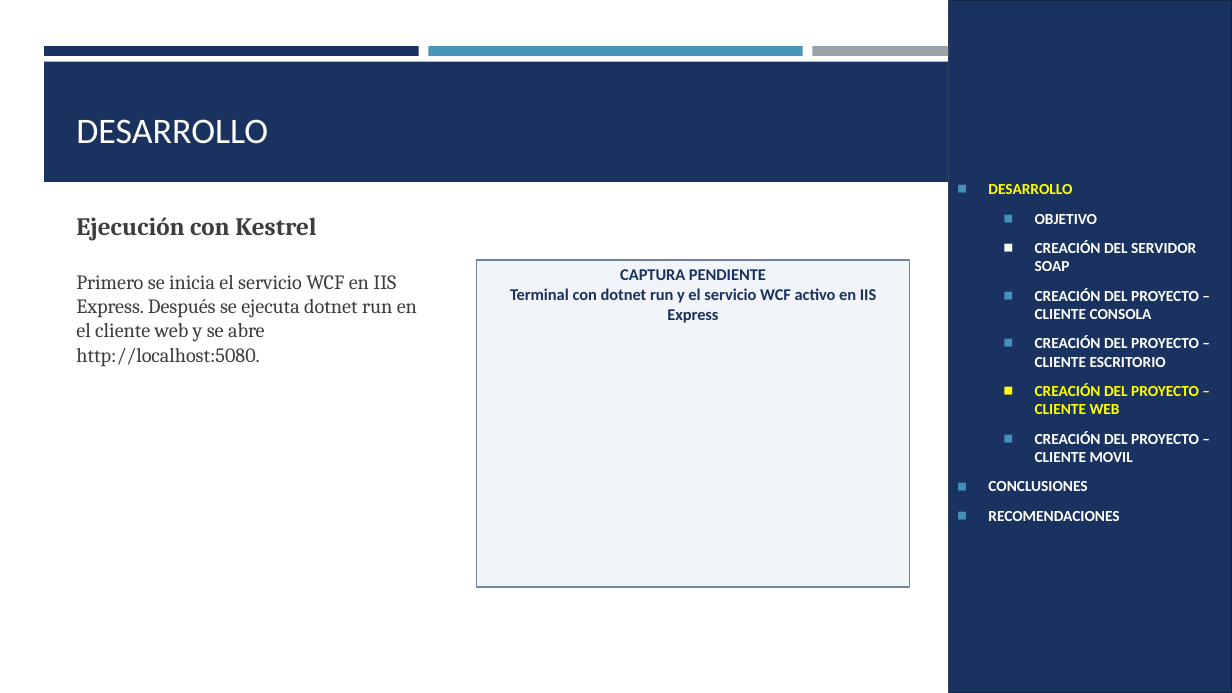
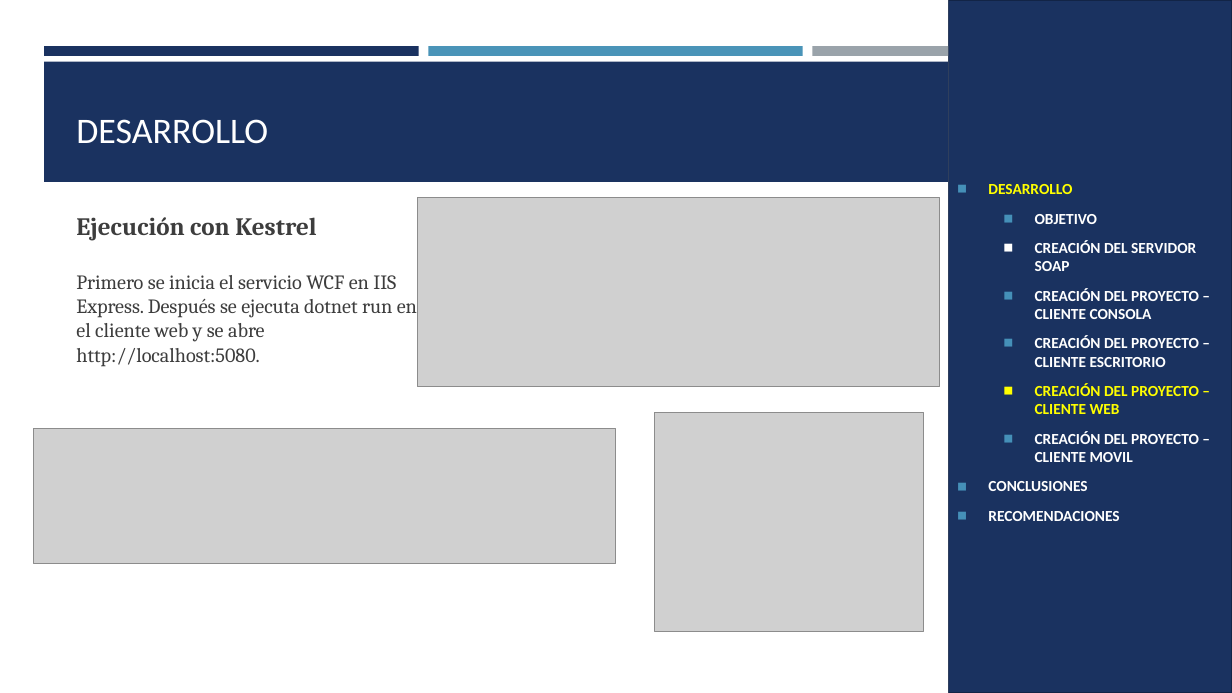
Before and after one commit to luis-sagx/arquitectura, a slide deck: slide 21 of TI.1.2 PAO202651_SOAP_DOTNET_SINBDD_NRC36883_GR09/05. DOCUMENTACION/PRESENTACION_TECNICA_GR09.pptx. Drawn at 1232x693 pixels with LibreOffice and Linux fonts; fonts in the diff are those of the drawing; grey boxes stand for pictures. Boxes give left, top, right and bottom in pixels: in the first picture for what was removed or moved away, otherwise in the second. Text is boxed around its words. In the diff, an @@ line names an element or a change of style, - is before the commit and + after.

Commit message:
Completa capturas de las presentaciones y corrige la ejecución de los clientes
- TI.1.1: clase principal del cliente de escritorio y URL local del cliente móvil
- TI.1.2: el cliente MAUI usa localhost:14028 con adb reverse
- TI.1.3: corrige la URL de las pruebas de integración y agrega nbactions.xml al cliente de consola
- TI.1.4: elimina el proyecto duplicado .Verification y agrega VerificarHttp.ps1 a las pruebas del servidor
- Presentaciones: capturas reales y recuadros pendientes para los diagramas

```diff
--- a/TI.1.2 PAO202651_SOAP_DOTNET_SINBDD_NRC36883_GR09/05. DOCUMENTACION/PRESENTACION_TECNICA_GR09.pptx
+++ b/TI.1.2 PAO202651_SOAP_DOTNET_SINBDD_NRC36883_GR09/05. DOCUMENTACION/PRESENTACION_TECNICA_GR09.pptx
@@ picture added at (418,198,941,387) @@
@@ rectangle removed at (477,260,910,587) @@
-CAPTURA PENDIENTE
-Terminal con dotnet run y el servicio WCF activo en IIS Express
@@ picture added at (655,412,924,631) @@
@@ picture added at (33,429,616,565) @@
```
Also in this commit, not shown: 25 other slides changed, 16 other files.
